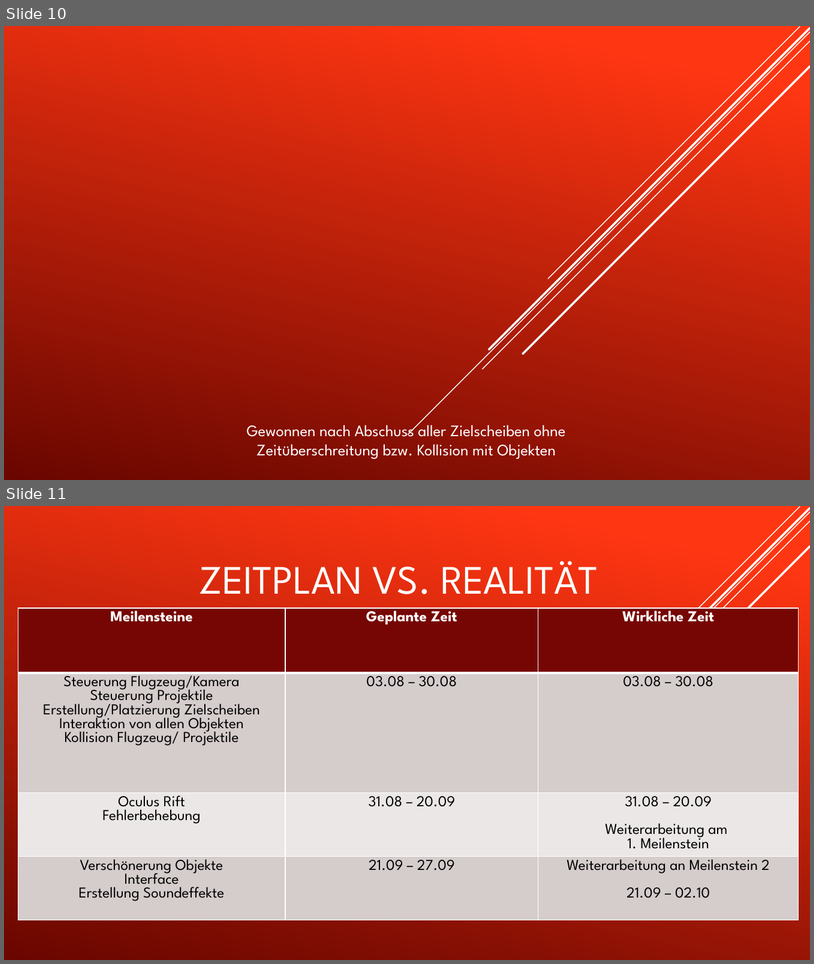
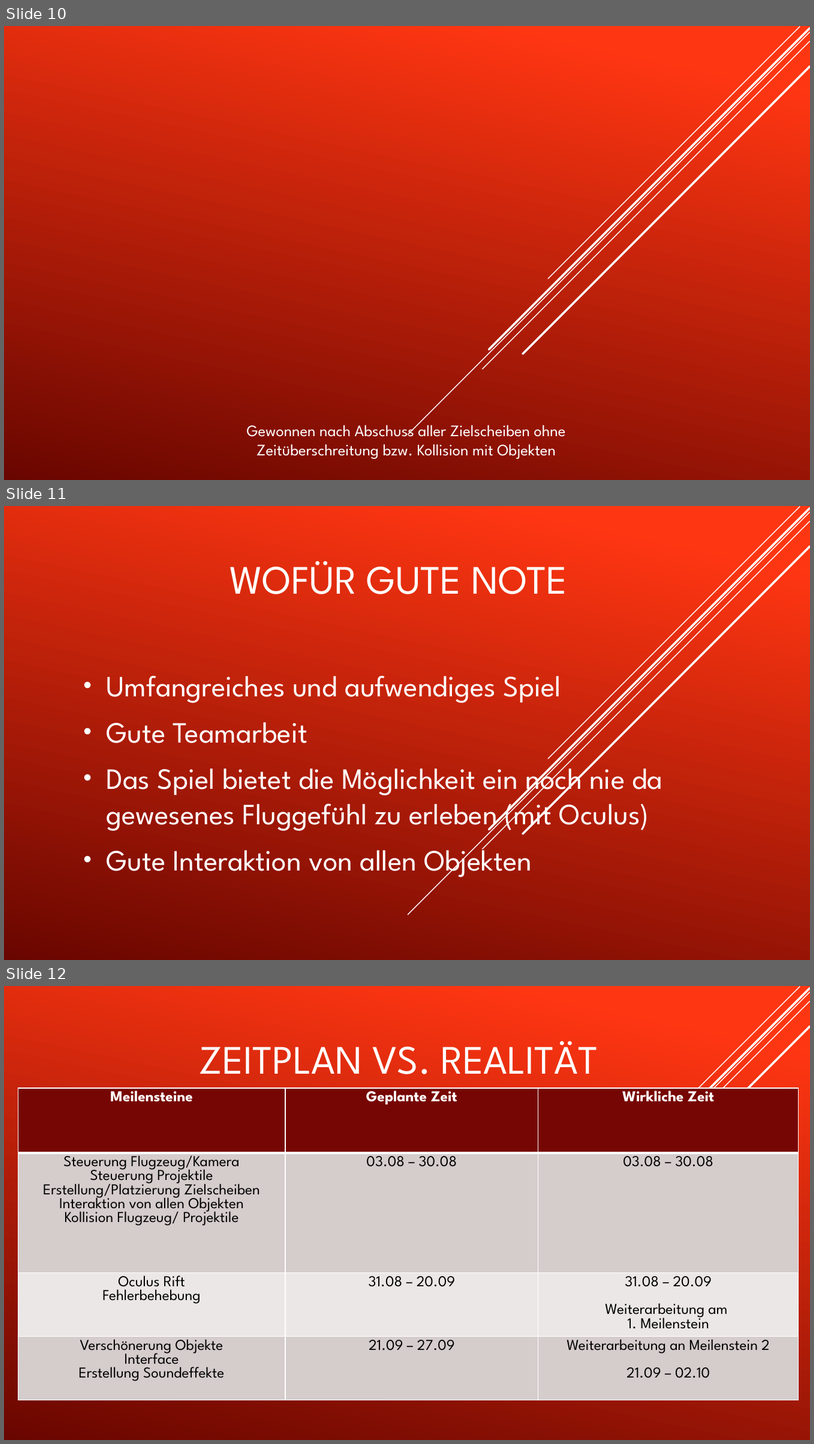
Before and after one commit to BodensteinJonas/GDV-Projekt, a slide deck: Präsi/FlyHigh Abschlusspräsentation.pptx. Shown one above the other, each under a label of ours: slides 10 and 11 before the commit, slides 10, 11 and 12 after it. The pictures are 814x964 and 814x1444 pixels, drawn with LibreOffice and Linux fonts; fonts in the diff are those of the drawing. Boxes give left, top, right and bottom in pixels: in the first picture for what was removed or moved away, otherwise in the second. Text is boxed around its words. In the diff, an @@ line names an element or a change of style, - is before the commit and + after.

```diff
--- a/Präsi/FlyHigh Abschlusspräsentation.pptx
+++ b/Präsi/FlyHigh Abschlusspräsentation.pptx
@@ slide 11 added at <box>4,506,810,960</box>, background gradient #FF3712 to #6A0600; not listed: 5 template elements that a slide beside it also shows @@
@@ title added at <box>230,561,567,594</box>, 48 pt, text #FFFFFF @@
+WOFÜR GUTE NOTE
@@ subtitle added at <box>106,675,663,879</box>, 35 pt, text #FFFFFF @@
+• Umfangreiches und aufwendiges Spiel
+• Gute Teamarbeit
+• Das Spiel bietet die Möglichkeit ein noch nie da gewesenes Fluggefühl zu erleben (mit Oculus)
+• Gute Interaktion von allen Objekten
@@ what was slide 11 is now slide 12 @@
```
Also in this commit, not shown: 1 slide changed.
